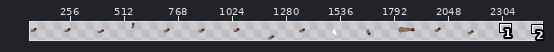
Sprite sheet: Assets/back_arm.png. The picture above shows the old version from afar; the outline marks the close-up.
Close-up. Earlier state:
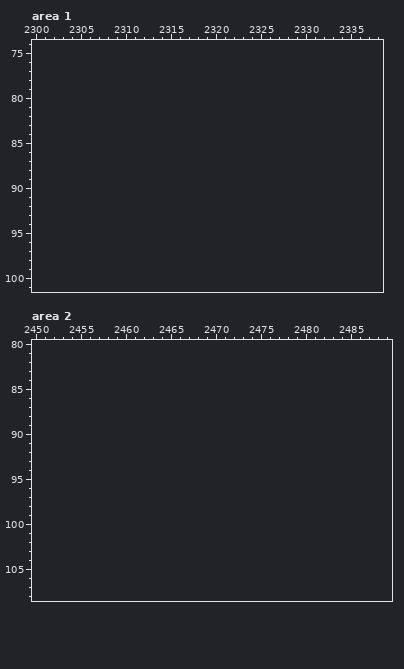
The file is 2240x180 pixels. Shown: area 1: x 2300..2338, y 74..101; area 2: x 2450..2489, y 80..108. The old version is drawn lined up with the new one, on the new canvas. The wide view leaves out empty margins.
Palette (. is transparent): 
New version:
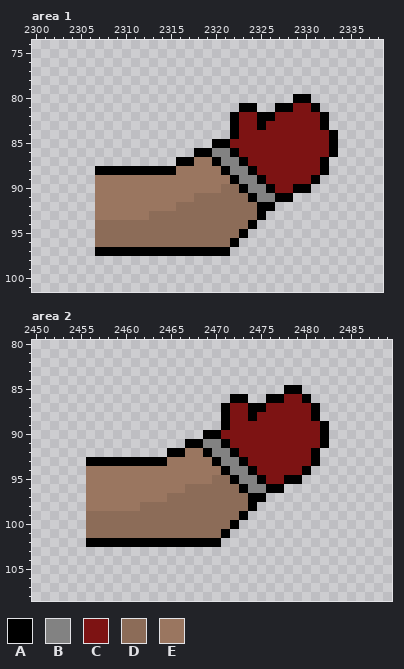
Colours new in this view: A #000000  B #828282  C #7d1313  D #8c6c58  E #9a7660
What changed:
canvas 2240x180 -> 2560x180
Changed rows in their new state; - is an unchanged pixel.
Area 1:
first column x 2307:
 80 ----------------------AA---
 81 ----------------AA--AACCA--
 82 ---------------ACCAACCCCCA-
 83 ---------------ACCACCCCCCA-
 84 ---------------ACCCCCCCCCCA
 85 -------------AACCCCCCCCCCCA
 86 -----------AABBACCCCCCCCCCA
 87 ---------AAEEABBACCCCCCCCA-
 88 AAAAAAAAAEEEEEABBACCCCCCCA-
 89 EEEEEEEEEEEEEEEABBACCCCCA--
 90 EEEEEEEEEEEEEEDDABBACCAA---
 91 EEEEEEEEEEEDDDDDDABBAA-----
 92 EEEEEEEEEDDDDDDDDDAA-------
 93 EEEEEEDDDDDDDDDDDDA--------
 94 DDDDDDDDDDDDDDDDDA---------
 95 DDDDDDDDDDDDDDDDA----------
 96 DDDDDDDDDDDDDDDA-----------
 97 AAAAAAAAAAAAAAA------------
Area 2:
first column x 2456:
 85 ----------------------AA---
 86 ----------------AA--AACCA--
 87 ---------------ACCAACCCCCA-
 88 ---------------ACCACCCCCCA-
 89 ---------------ACCCCCCCCCCA
 90 -------------AACCCCCCCCCCCA
 91 -----------AABBACCCCCCCCCCA
 92 ---------AAEEABBACCCCCCCCA-
 93 AAAAAAAAAEEEEEABBACCCCCCCA-
 94 EEEEEEEEEEEEEEEABBACCCCCA--
 95 EEEEEEEEEEEEEEDDABBACCAA---
 96 EEEEEEEEEEEDDDDDDABBAA-----
 97 EEEEEEEEEDDDDDDDDDAA-------
 98 EEEEEEDDDDDDDDDDDDA--------
 99 DDDDDDDDDDDDDDDDDA---------
100 DDDDDDDDDDDDDDDDA----------
101 DDDDDDDDDDDDDDDA-----------
102 AAAAAAAAAAAAAAA------------
Changed places in both close-ups, as pixel boxes (x1, y1, x2, y2):
added: (95, 94, 338, 256)
added: (86, 385, 329, 547)
